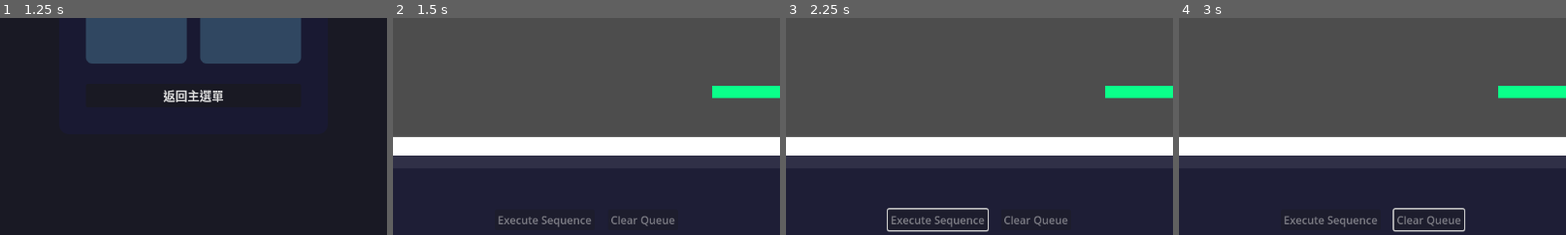
Above: before the commit, frames 1-4 (left to right).
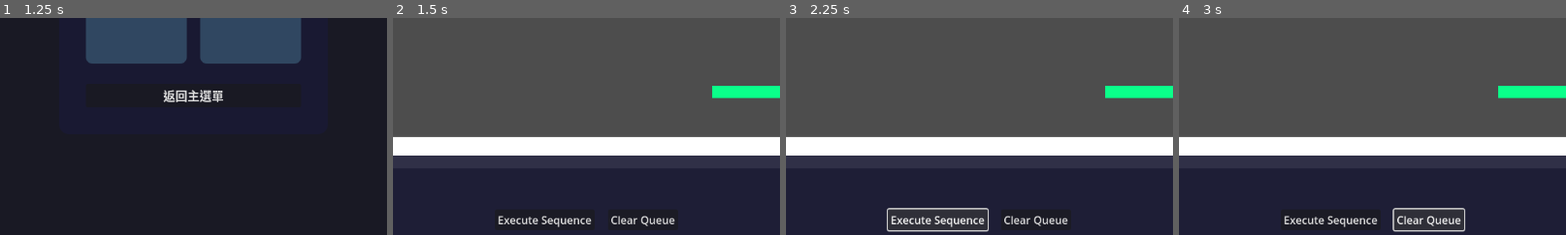
Above: after the commit, the same moments.

Repository: Yuanryan/Rune-Lengend
Game: Godot game, scene res://Scenes/main.tscn
Same seed, same stepped clock (60 frames per second), same inputs: the game is played once before the commit and once after it. The engine's default icon, where the game draws it, is replaced by a stand-in: a white triangle on a blue panel in a dark square.
Inputs (mouse positions are % of the whole screen's width and height, from its top left):
- Up to frame 1 (1.25 s): click "Start" at 0.5 s
- Up to frame 2 (1.5 s): click "🔒" at 1.25 s
- Up to frame 3 (2.25 s): click (45, 96) at 2 s, where only the run after the commit has a clickable "Execute Sequence"
- Up to frame 4 (3 s): click (57, 96) at 2.75 s, where only the run after the commit has a clickable "Clear Queue"
The pictures show only the part of the screen within x 25-75%, y 50-100%; the shares and areas given below are measured in that part.

Frame 1 is identical in both runs. In frame 2, 0.7% of the frame differs, in the area x 27-73%, y 91-97%; in frame 3, 0.9%; in frame 4, 0.8%.
Error after the commit: Parse Error: Invalid argument for "new()" function: argument 1 should be "float" but is "Vector2". (res://Scripts/Animals/animal.gd:20)

Commit message:
rework level system

Diff:
--- a/Resources/Levels/level_1.tres
+++ b/Resources/Levels/level_1.tres
@@ -1,18 +1,19 @@
-[gd_resource type="Resource" script_class="LevelResource" load_steps=3 format=3 uid="uid://b1m4rjjw5rhyn"]
+[gd_resource type="Resource" script_class="LevelResource" load_steps=7 format=3 uid="uid://b1m4rjjw5rhyn"]
 
 [ext_resource type="Script" uid="uid://bnoi35lwldban" path="res://Scripts/Level/level_resource.gd" id="1_0x8k2"]
-[ext_resource type="PackedScene" uid="uid://dqtphadkel0dl" path="res://Scenes/Levels/level_1.tscn" id="1_1x8k3"]
+[ext_resource type="Script" uid="uid://dy6k5mx7dxtcy" path="res://Scripts/Actions/abstract/action.gd" id="1_5foon"]
+[ext_resource type="Script" uid="uid://lgt02nbyyj3p" path="res://Scripts/Animals/animal.gd" id="1_honaa"]
+[ext_resource type="Script" uid="uid://dhcewu00wxvfi" path="res://Scripts/Animals/rabbit.gd" id="2_hjdlt"]
+[ext_resource type="Resource" uid="uid://vk62uradafkf" path="res://Resources/Animals/rabbit_resource.tres" id="2_qplue"]
+
+[sub_resource type="Resource" id="Resource_qplue"]
+script = ExtResource("2_hjdlt")
+animal_data = ExtResource("2_qplue")
+metadata/_custom_type_script = "uid://dhcewu00wxvfi"
 
 [resource]
 script = ExtResource("1_0x8k2")
 level_name = "關卡 1 - 基礎移動"
 level_description = "學習兔子的基本移動和跳躍"
-max_animals = 1
-max_actions = 3
-level_scene = ExtResource("1_1x8k3")
-target_position = Vector2(500, 0)
-target_description = "到達目標位置"
-difficulty = 1
-available_animals = Array[String](["Rabbit"])
-completion_conditions = Array[String](["reach_target"])
+available_animals = Array[ExtResource("1_honaa")]([SubResource("Resource_qplue")])
 metadata/_custom_type_script = "uid://bnoi35lwldban"
--- a/Scenes/UI/main_menu.tscn
+++ b/Scenes/UI/main_menu.tscn
@@ -9,8 +9,8 @@
 corner_radius_bottom_right = 15
 corner_radius_bottom_left = 15
 
-[sub_resource type="StyleBoxFlat" id="StyleBoxFlat_button_hover"]
-bg_color = Color(0.3, 0.4, 0.5, 0.9)
+[sub_resource type="StyleBoxFlat" id="StyleBoxFlat_button"]
+bg_color = Color(0.2, 0.3, 0.4, 0.9)
 corner_radius_top_left = 10
 corner_radius_top_right = 10
 corner_radius_bottom_right = 10
@@ -23,8 +23,8 @@
 corner_radius_bottom_right = 10
 corner_radius_bottom_left = 10
 
-[sub_resource type="StyleBoxFlat" id="StyleBoxFlat_button"]
-bg_color = Color(0.2, 0.3, 0.4, 0.9)
+[sub_resource type="StyleBoxFlat" id="StyleBoxFlat_button_hover"]
+bg_color = Color(0.3, 0.4, 0.5, 0.9)
 corner_radius_top_left = 10
 corner_radius_top_right = 10
 corner_radius_bottom_right = 10
@@ -91,9 +91,9 @@
 custom_minimum_size = Vector2(200, 60)
 layout_mode = 2
 theme_override_font_sizes/font_size = 24
+theme_override_styles/normal = SubResource("StyleBoxFlat_button")
+theme_override_styles/pressed = SubResource("StyleBoxFlat_button_pressed")
 theme_override_styles/hover = SubResource("StyleBoxFlat_button_hover")
-theme_override_styles/pressed = SubResource("StyleBoxFlat_button_pressed")
-theme_override_styles/normal = SubResource("StyleBoxFlat_button")
 text = "Start"
 
 [node name="ExitButton" type="Button" parent="MainContainer/ContentPanel/MarginContainer/VBoxContainer/ButtonContainer"]
@@ -101,7 +101,7 @@
 custom_minimum_size = Vector2(200, 60)
 layout_mode = 2
 theme_override_font_sizes/font_size = 24
+theme_override_styles/normal = SubResource("StyleBoxFlat_button")
+theme_override_styles/pressed = SubResource("StyleBoxFlat_button_pressed")
 theme_override_styles/hover = SubResource("StyleBoxFlat_button_hover")
-theme_override_styles/pressed = SubResource("StyleBoxFlat_button_pressed")
-theme_override_styles/normal = SubResource("StyleBoxFlat_button")
 text = "Quit"
--- a/Scenes/player.tscn
+++ b/Scenes/player.tscn
@@ -2,13 +2,11 @@
 
 [ext_resource type="Script" uid="uid://ch18drvg3x43p" path="res://Scripts/player.gd" id="1_4flbx"]
 [ext_resource type="Texture2D" uid="uid://bqqm0qxmhq7yv" path="res://icon.svg" id="2_onrkg"]
-[ext_resource type="Script" uid="uid://dy6k5mx7dxtcy" path="res://Scripts/Actions/action.gd" id="2_vgqql"]
-[ext_resource type="Script" uid="uid://61vhhrgv11hn" path="res://Scripts/Actions/move_action.gd" id="3_fkybt"]
+[ext_resource type="Script" uid="uid://dy6k5mx7dxtcy" path="res://Scripts/Actions/abstract/action.gd" id="2_vgqql"]
+[ext_resource type="Script" uid="uid://61vhhrgv11hn" path="res://Scripts/Actions/basic/move_action.gd" id="3_fkybt"]
 
 [sub_resource type="Resource" id="Resource_x3wgy"]
 script = ExtResource("3_fkybt")
-velocity_x = 0.0
-name = "Action"
 metadata/_custom_type_script = "uid://61vhhrgv11hn"
 
 [sub_resource type="CapsuleShape2D" id="CapsuleShape2D_onrkg"]
--- /dev/null
+++ b/Scripts/Actions/abstract/action.gd
@@ -0,0 +1,9 @@
+# abstract class for actions
+@abstract
+class_name Action
+extends Resource
+
+@export var name: String = "Action"
+@abstract func start(_player: CharacterBody2D) -> void
+@abstract func update(_player: CharacterBody2D, delta: float) -> bool
+@abstract func interrupt(_player: CharacterBody2D) -> void
--- a/Scripts/Actions/conditional_action.gd
+++ b/Scripts/Actions/abstract/conditional_action.gd
@@ -1,6 +1,7 @@
 # 條件動作基類 - 基於特定條件結束
+@abstract
+class_name ConditionalAction
 extends Action
-class_name ConditionalAction
 
 # 子類需要重寫這個方法來定義停止條件
 func should_stop(_player: CharacterBody2D, delta: float) -> bool:
--- a/Scripts/Actions/continuous_action.gd
+++ b/Scripts/Actions/abstract/continuous_action.gd
@@ -1,8 +1,9 @@
 # 持續動作基類 - 永遠不會自動結束，需要外部條件來停止
+@abstract
+class_name ContinuousAction
 extends Action
-class_name ContinuousAction
+# 持續動作永遠不會自動結束，需要外部條件來停止
 
-# 持續動作永遠不會自動結束，需要外部條件來停止
 func update(_player: CharacterBody2D, delta: float) -> bool:
     # 持續動作永遠回傳 false，表示不會自動結束
     return false
--- a/Scripts/Actions/action.gd
+++ /dev/null
@@ -1,17 +0,0 @@
-# abstract class for actions
-# TODO: add abstract keyword after Godot 4.5
-extends Resource
-class_name Action
-
-@export var name: String = "Action"
-
-func start(_player: CharacterBody2D) -> void:
-    pass
-
-# 回傳 true 表示動作結束
-func update(_player: CharacterBody2D, delta: float) -> bool:
-    return false
-
-# 當動作被中斷時調用（可選重寫）
-func interrupt(_player: CharacterBody2D) -> void:
-    pass
--- /dev/null
+++ b/Scripts/Actions/basic/jump_action.gd
@@ -0,0 +1,22 @@
+# Scripts/Actions/jump_action.gd
+extends ConditionalAction
+class_name JumpAction
+
+@export var jump_force: float = 400.0
+@export var horizontal_force: float = 200.0
+
+func _init(_jump_force := 400.0, _horizontal_force := 200.0, _name := "Jump") -> void:
+	jump_force = _jump_force
+	horizontal_force = _horizontal_force
+	name = _name
+
+func start(player: CharacterBody2D) -> void:
+	# 設定跳躍速度（向上和水平方向）
+	player.velocity = Vector2(horizontal_force, -jump_force)
+
+func should_stop(player: CharacterBody2D, delta: float) -> bool:
+	# 檢查是否觸地，如果觸地則立即結束動作
+	return player.is_on_floor()
+
+func interrupt(player: CharacterBody2D) -> void:
+	pass
--- /dev/null
+++ b/Scripts/Actions/basic/jump_left_action.gd
@@ -0,0 +1,5 @@
+extends JumpAction
+class_name JumpLeftAction
+
+func _init() -> void:
+	super._init(400.0, -200.0, "Jump Left")
--- a/Scripts/Actions/move_action.gd
+++ b/Scripts/Actions/basic/move_action.gd
@@ -1,4 +1,3 @@
-# Scripts/Actions/basic_move.gd
 extends ContinuousAction
 class_name MoveAction
 
@@ -9,9 +8,7 @@
 	name = _name
 
 func start(player: CharacterBody2D) -> void:
-	super.start(player)
 	player.velocity.x = velocity_x
-
 
 func update(player: CharacterBody2D, delta: float) -> bool:
 	return false
--- /dev/null
+++ b/Scripts/Actions/basic/move_left_action.gd
@@ -0,0 +1,5 @@
+extends MoveAction
+class_name MoveLeftAction
+
+func _init() -> void:
+	super._init(-200.0, "Move Left")
--- /dev/null
+++ b/Scripts/Actions/basic/move_right_action.gd
@@ -0,0 +1,5 @@
+extends MoveAction
+class_name MoveRightAction
+
+func _init() -> void:
+	super._init(200.0, "Move Right")
--- a/Scripts/Actions/jump_action.gd
+++ /dev/null
@@ -1,18 +0,0 @@
-# 跳躍動作 - 條件動作，觸地時停止
-extends ConditionalAction
-class_name JumpAction
-
-@export var jump_velocity: Vector2 = Vector2.ZERO
-
-func _init(_jump_velocity := Vector2.ZERO, _name := "Jump") -> void:
-	jump_velocity = _jump_velocity
-	name = _name
-
-func start(player: CharacterBody2D) -> void:
-	super.start(player)
-	# 設定跳躍速度
-	player.velocity = jump_velocity
-
-func should_stop(player: CharacterBody2D, delta: float) -> bool:
-	# 檢查是否觸地，如果觸地則立即結束動作
-	return player.is_on_floor()
--- a/Scripts/Actions/timed_action.gd
+++ b/Scripts/Actions/timed_action.gd
@@ -7,10 +7,12 @@
 var _time_left: float = 0.0
 
 func start(_player: CharacterBody2D) -> void:
-    super.start(_player)
     _time_left = duration
 
 # 時間條件：時間到期時停止
 func should_stop(_player: CharacterBody2D, delta: float) -> bool:
     _time_left -= delta
     return _time_left <= 0.0
+
+func interrupt(player: CharacterBody2D) -> void:
+    pass
--- a/Scripts/Animals/animal.gd
+++ b/Scripts/Animals/animal.gd
@@ -1,12 +1,12 @@
 # Animals/Animal.gd
-# TODO: add abstract keyword after Godot 4.5
+@abstract
+class_name Animal
 extends Resource
-class_name Animal
 
 @export var animal_data: AnimalResource
-@export var move_action: MoveAction
-@export var jump_action: JumpAction
-@export var switch_action: Action
+var move_action: MoveAction
+var jump_action: JumpAction
+var switch_action: Action
 
 func _init(_animal_data: AnimalResource = null):
     if _animal_data:
--- a/Scripts/Animals/rabbit.gd
+++ b/Scripts/Animals/rabbit.gd
@@ -1,6 +1,7 @@
 # Animals/Rabbit.gd
 extends Animal
 class_name Rabbit
+
 
 func _init():
     var rabbit_data = load("uid://vk62uradafkf") as AnimalResource
--- a/Scripts/Level/level.gd
+++ b/Scripts/Level/level.gd
@@ -5,6 +5,7 @@
 class_name Level
 
 var player: Player = null
+@export var level_resource: LevelResource = null
 @onready var starting_point: Marker2D = $StartingPoint
 
 func _get_configuration_warnings() -> PackedStringArray:
--- a/Scripts/Level/level_resource.gd
+++ b/Scripts/Level/level_resource.gd
@@ -6,34 +6,17 @@
 @export var level_name: String = "Unnamed Level"
 @export var level_description: String = ""
 
-# 關卡限制
-@export var max_animals: int = 2  # 最多可使用的動物數量
-@export var max_actions: int = 5  # 最多可放置的動作數量
 
-# 關卡場景
-@export var level_scene: PackedScene
+@export var max_total_actions: int = 5  # 最多可放置的動作數量
 
-# 關卡難度
-@export var difficulty: int = 1  # 1-5 難度等級
-
+@export var individual_action_limits: Dictionary[Action, int] = {}
 # 可用動物列表（動物名稱）
-@export var available_animals: Array[String] = ["Rabbit", "Wolf"]
-
-# 關卡完成條件
-@export var completion_conditions: Array[String] = []
+@export var available_animals: Array[Animal] = []
 
 # 檢查是否可以使用指定動物
 func can_use_animal(animal_name: String) -> bool:
     return animal_name in available_animals
 
-# 檢查是否達到動物數量限制
-func is_animal_limit_reached(current_count: int) -> bool:
-    return current_count >= max_animals
-
 # 檢查是否達到動作數量限制
 func is_action_limit_reached(current_count: int) -> bool:
-    return current_count >= max_actions
-
-# 獲取關卡資訊字串
-func get_level_info() -> String:
-    return "關卡: %s\n難度: %d\n動物限制: %d\n動作限制: %d" % [level_name, difficulty, max_animals, max_actions]
+    return current_count >= max_total_actions
--- a/Scripts/Managers/game_manager.gd
+++ b/Scripts/Managers/game_manager.gd
@@ -19,7 +19,7 @@
 
 # 信號
 signal game_state_changed(new_state: GameState)
-signal level_chosen(level_scene: PackedScene)
+signal level_chosen(level_id: String)
 
 func _ready() -> void:
     # 設置為自動載入單例
@@ -68,11 +68,11 @@
 
 
 # 信號處理
-func _on_level_chosen(level_scene: PackedScene) -> void:
+func _on_level_chosen(level_id: String) -> void:
     # 關卡載入由 LevelManager 處理
-    LevelManager.load_level_scene(level_scene)
+    LevelManager.load_level_by_id(level_id)
     set_game_state(GameState.GAME_PLAY)
-    level_chosen.emit(level_scene)
+    level_chosen.emit(level_id)
 
 func _on_back_to_main_menu() -> void:
     set_game_state(GameState.MAIN_MENU)
--- a/Scripts/Managers/level_manager.gd
+++ b/Scripts/Managers/level_manager.gd
@@ -1,14 +1,13 @@
 # LevelManager.gd
-# 關卡管理器單例，負責載入和管理關卡資源
+# 關卡管理器單例，負責載入和管理關卡場景
 extends Node
 
-# 當前關卡資源
-var current_level_resource = null
+# 當前關卡場景
+var current_level_scene: PackedScene = null
 var current_level: Level = null
 
-
-# 關卡資源字典
-var level_resources: Dictionary = {}
+# 關卡場景字典
+var level_scenes: Dictionary = {}
 
 # 信號
 signal level_loaded(level_scene: Level)
@@ -16,52 +15,46 @@
 signal player_spawned(player: Player)
 
 func _ready() -> void:
-    _initialize_level_resources()
+    _initialize_level_scenes()
 
-# 初始化關卡資源
-func _initialize_level_resources() -> void:
+# 初始化關卡場景
+func _initialize_level_scenes() -> void:
     _scan_and_load_levels()
-    print("已初始化 %d 個關卡資源" % level_resources.size())
+    print("已初始化 %d 個關卡場景" % level_scenes.size())
 
 # 掃描並載入所有關卡
 func _scan_and_load_levels() -> void:
-    var resources_dir = "res://Resources/Levels/"
+    var scenes_dir = "res://Scenes/Levels/"
 
-    # 掃描資源檔案
-    var resource_files = _get_files_in_directory(resources_dir, ".tres")
+    # 掃描場景檔案
+    var scene_files = _get_files_in_directory(scenes_dir, ".tscn")
 
-    for resource_file in resource_files:
-        var level_name = resource_file.replace(".tres", "")  # 例如: "level_1"
-        var resource_path = resources_dir + resource_file
-        _load_level_from_resource(level_name, resource_path)
+    for scene_file in scene_files:
+        var level_name = scene_file.replace(".tscn", "")  # 例如: "level_1"
+        var scene_path = scenes_dir + scene_file
+        _load_level_from_scene(level_name, scene_path)
 
-# 從資源檔案載入關卡
-func _load_level_from_resource(level_id: String, resource_path: String) -> void:
+# 從場景檔案載入關卡
+func _load_level_from_scene(level_id: String, scene_path: String) -> void:
     # 檢查檔案是否存在
-    if not FileAccess.file_exists(resource_path):
-        print("關卡資源檔案不存在: ", resource_path)
+    if not FileAccess.file_exists(scene_path):
+        print("關卡場景檔案不存在: ", scene_path)
         return
 
-
-    # 載入關卡資源
-    var resource = load(resource_path)
-    if not resource:
-        print("無法載入關卡資源: ", resource_path)
+    # 載入關卡場景
+    var scene = load(scene_path)
+    if not scene:
+        print("無法載入關卡場景: ", scene_path)
         return
 
-    # 檢查資源是否有必要的屬性
-    if not resource.has_method("get_level_info"):
-        print("關卡資源格式不正確，缺少 get_level_info 方法: ", resource_path)
+    # 檢查是否為 PackedScene
+    if not scene is PackedScene:
+        print("檔案不是有效的場景檔案: ", scene_path)
         return
 
-    # 檢查資源中是否包含場景
-    if not resource.level_scene:
-        print("警告: 關卡資源中沒有設定場景: ", resource_path)
-        return
-
-    # 儲存到關卡資源字典
-    level_resources[level_id] = resource
-    print("已載入關卡: %s (資源: %s)" % [level_id, resource_path])
+    # 儲存到關卡場景字典
+    level_scenes[level_id] = scene
+    print("已載入關卡: %s (場景: %s)" % [level_id, scene_path])
 
 # 獲取目錄中的檔案
 func _get_files_in_directory(path: String, extension: String) -> Array[String]:
@@ -84,7 +77,7 @@
 # 獲取所有關卡 ID
 func get_all_level_ids() -> Array[String]:
     var ids: Array[String] = []
-    for level_id in level_resources.keys():
+    for level_id in level_scenes.keys():
         ids.append(level_id)
     ids.sort()
     return ids
@@ -93,33 +86,29 @@
 
 # 載入關卡（通過關卡 ID）
 func load_level_by_id(level_id: String) -> Level:
-    if level_id not in level_resources:
+    if level_id not in level_scenes:
         push_error("找不到關卡: " + level_id)
         return null
 
-    var level_resource = level_resources[level_id]
-    if not level_resource.level_scene:
-        push_error("關卡資源中沒有設定場景: " + level_id)
-        return null
-
-    return load_level_scene(level_resource.level_scene, level_resource)
+    var level_scene = level_scenes[level_id]
+    return load_level_scene(level_scene)
 
 # 載入關卡場景
-func load_level_scene(level_scene: PackedScene, level_resource = null) -> Level:
+func load_level_scene(level_scene: PackedScene) -> Level:
     # 清除當前關卡
     if current_level:
         current_level.queue_free()
         current_level = null
         GameManager.remove_player()
 
-    # 載入新關卡
+    # 設定當前關卡場景
+    current_level_scene = level_scene
+
+    # 實例化關卡場景
     current_level = level_scene.instantiate()
     if not current_level:
         push_error("無法載入關卡場景")
         return null
-
-    # 設定當前關卡資源
-    current_level_resource = level_resource
 
     # 將關卡加入場景樹
     get_tree().current_scene.add_child(current_level)
@@ -134,7 +123,7 @@
         current_level.queue_free()
         current_level = null
         GameManager.remove_player()
-        current_level_resource = null
+        current_level_scene = null
         level_unloaded.emit()
         print("關卡已卸載")
 
@@ -142,12 +131,16 @@
 func get_current_level() -> Level:
     return current_level
 
-# 獲取當前關卡資源
-func get_current_level_resource():
-    return current_level_resource
+# 獲取當前關卡場景
+func get_current_level_scene():
+    return current_level_scene
 
-# 獲取關卡資源
-func get_level_resource(level_id: String):
-    if level_id in level_resources:
-        return level_resources[level_id]
+# 獲取關卡場景
+func get_level_scene(level_id: String):
+    if level_id in level_scenes:
+        return level_scenes[level_id]
     return null
+
+# 獲取所有關卡場景
+func get_all_level_scenes() -> Dictionary:
+    return level_scenes
--- a/Scripts/UI/Menu/level_select.gd
+++ b/Scripts/UI/Menu/level_select.gd
@@ -4,20 +4,18 @@
 extends CanvasLayer
 class_name LevelSelect
 
-signal level_chosen(level_scene: PackedScene)
+signal level_chosen(level_id: String)
 signal back_to_main_menu()
 
 @onready var levels_container: GridContainer = %LevelsContainer
 @onready var back_button: Button = %BackButton
 
 # 關卡按鈕場景
-const LEVEL_BUTTON_SCENE: PackedScene = preload("res://Scenes/UI/level_button.tscn")
+const LEVEL_BUTTON_SCENE: PackedScene = preload("uid://c7k8nan0o1p2q")
 
 func _ready() -> void:
     # 連接信號
     _connect_signals()
-
-    # 創建關卡按鈕
     _create_level_buttons()
 
 func _connect_signals() -> void:
@@ -30,14 +28,15 @@
         push_error("無法創建關卡按鈕：缺少必要組件")
         return
 
-    # 從 LevelManager 獲取所有關卡 ID
+    # 從 LevelManager 獲取所有關卡場景
+    var level_scenes = LevelManager.get_all_level_scenes()
     var level_ids = LevelManager.get_all_level_ids()
 
     for i in range(level_ids.size()):
         var level_id = level_ids[i]
-        var level_resource = LevelManager.get_level_resource(level_id)
+        var level_scene = level_scenes[level_id]
 
-        if not level_resource:
+        if not level_scene:
             continue
 
         var button: LevelButton = LEVEL_BUTTON_SCENE.instantiate()
@@ -48,7 +47,7 @@
         # 創建配置
         var config = {
             "level_id": level_id,
-            "level_resource": level_resource,
+            "level_scene": level_scene,
             "unlocked": true,  # 暫時讓所有關卡都解鎖
             "completed": false
         }
@@ -56,7 +55,7 @@
         # 設置按鈕
         button.setup(
             i + 1,  # 關卡編號
-            level_resource.level_name,
+            level_id.capitalize(),  # 使用關卡 ID 作為顯示名稱
             config.unlocked,
             config.completed,
             config
@@ -70,17 +69,10 @@
 
 func _on_level_selected(config: Dictionary) -> void:
     var level_id = config.level_id
-    var level_resource = config.level_resource
-    print("選擇關卡: ", level_id, " - ", level_resource.level_name)
+    print("選擇關卡: ", level_id)
 
-    # 直接使用 LevelManager 載入關卡
-    var level_scene = level_resource.level_scene
-    if not level_scene:
-        push_error("關卡資源中沒有設定場景: " + level_id)
-        return
-
-    # 發送信號
-    level_chosen.emit(level_scene)
+    # 發送信號，讓 GameManager 處理關卡載入
+    level_chosen.emit(level_id)
 
 func _on_back_pressed() -> void:
     print("返回主選單")
--- a/Scripts/player.gd
+++ b/Scripts/player.gd
@@ -7,7 +7,6 @@
 @export var action_queue: Array[Action] = []
 var _current_action: Action = null
 
-# 動物系統
 @export var current_animal: Animal
 
 func _process(delta: float) -> void:
--- a/project.godot
+++ b/project.godot
@@ -12,7 +12,7 @@
 
 config/name="AnimalPuzzle"
 run/main_scene="uid://d055chr3oqj4h"
-config/features=PackedStringArray("4.4", "GL Compatibility")
+config/features=PackedStringArray("4.5", "GL Compatibility")
 config/icon="res://icon.svg"
 
 [autoload]
Renamed: Scripts/Actions/action.gd.uid -> Scripts/Actions/abstract/action.gd.uid
Renamed: Scripts/Actions/conditional_action.gd.uid -> Scripts/Actions/abstract/conditional_action.gd.uid
Renamed: Scripts/Actions/continuous_action.gd.uid -> Scripts/Actions/abstract/continuous_action.gd.uid
Renamed: Scripts/Actions/jump_action.gd.uid -> Scripts/Actions/basic/jump_action.gd.uid
Not shown, added: Scripts/Actions/basic/jump_left_action.gd.uid
Empty file added: Scripts/Actions/basic/jump_right_action.gd
Not shown, added: Scripts/Actions/basic/jump_right_action.gd.uid
Renamed: Scripts/Actions/move_action.gd.uid -> Scripts/Actions/basic/move_action.gd.uid
Not shown, added: Scripts/Actions/basic/move_left_action.gd.uid
Not shown, added: Scripts/Actions/basic/move_right_action.gd.uid
Renamed: Scripts/Actions/switch_animal.gd -> Scripts/Actions/basic/switch_animal.gd
Renamed: Scripts/Actions/switch_animal.gd.uid -> Scripts/Actions/basic/switch_animal.gd.uid
